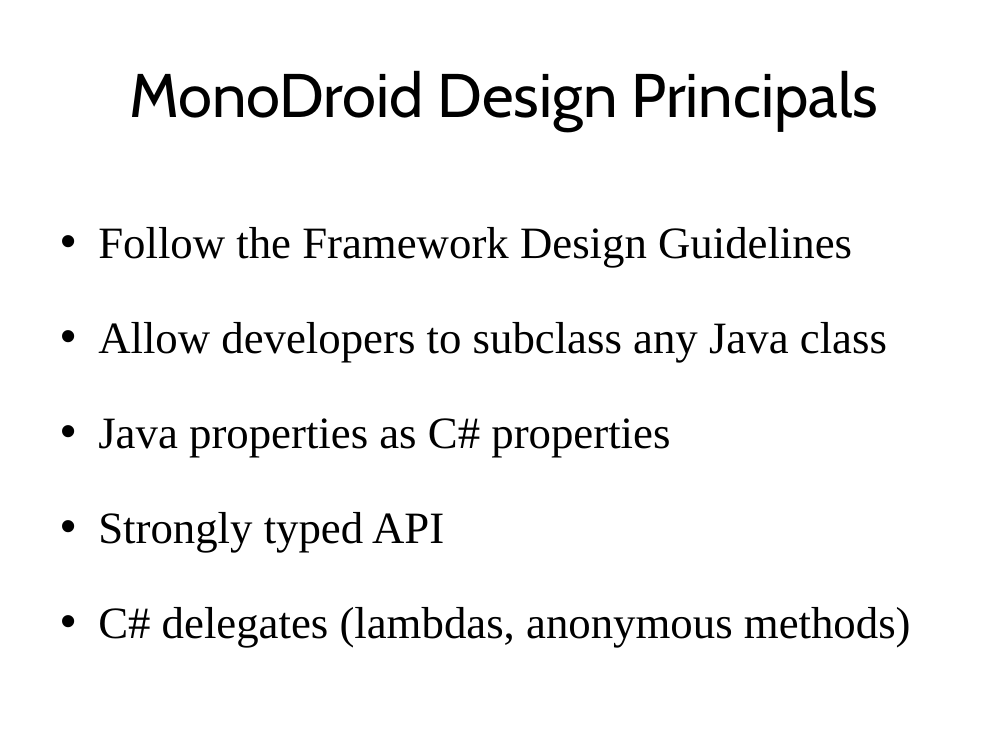
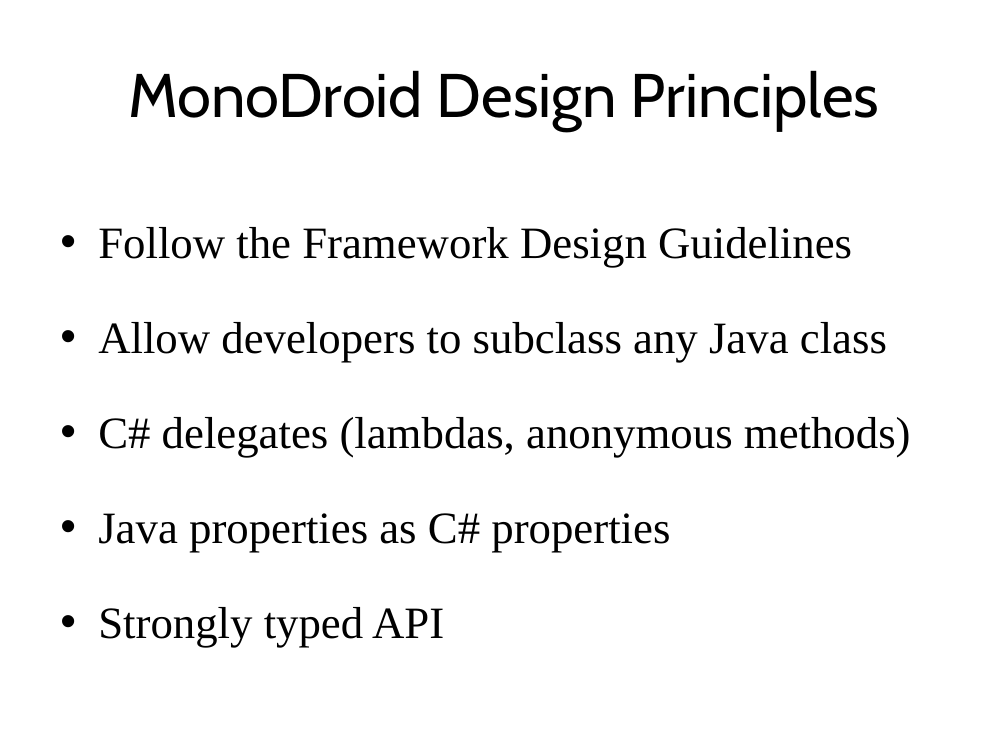
Before and after one commit to kevinmcmahon/MonoDroid101, a slide deck: slide 13 of slides/Monodroid101.pptx (slide 15 before the commit). Drawn at 1008x756 pixels with LibreOffice and Linux fonts; fonts in the diff are those of the drawing; background and template pictures are left out. Boxes give left, top, right and bottom in pixels: in the first picture for what was removed or moved away, otherwise in the second. Text is boxed around its words. In the diff, an @@ line names an element or a change of style, - is before the commit and + after.

```diff
--- a/slides/Monodroid101.pptx
+++ b/slides/Monodroid101.pptx
@@ title at (x1=128, y1=70, x2=880, y2=131): text changed @@
-MonoDroid Design Principals
+MonoDroid Design Principles
@@ text at (x1=98, y1=417, x2=911, y2=458): paragraph added @@
+• C# delegates (lambdas, anonymous methods)
@@ text at (x1=98, y1=607, x2=911, y2=648): paragraph removed @@
-• C# delegates (lambdas, anonymous methods)
```
Also in this commit, not shown: 7 other slides changed, 2 slides removed, 1 other file.
